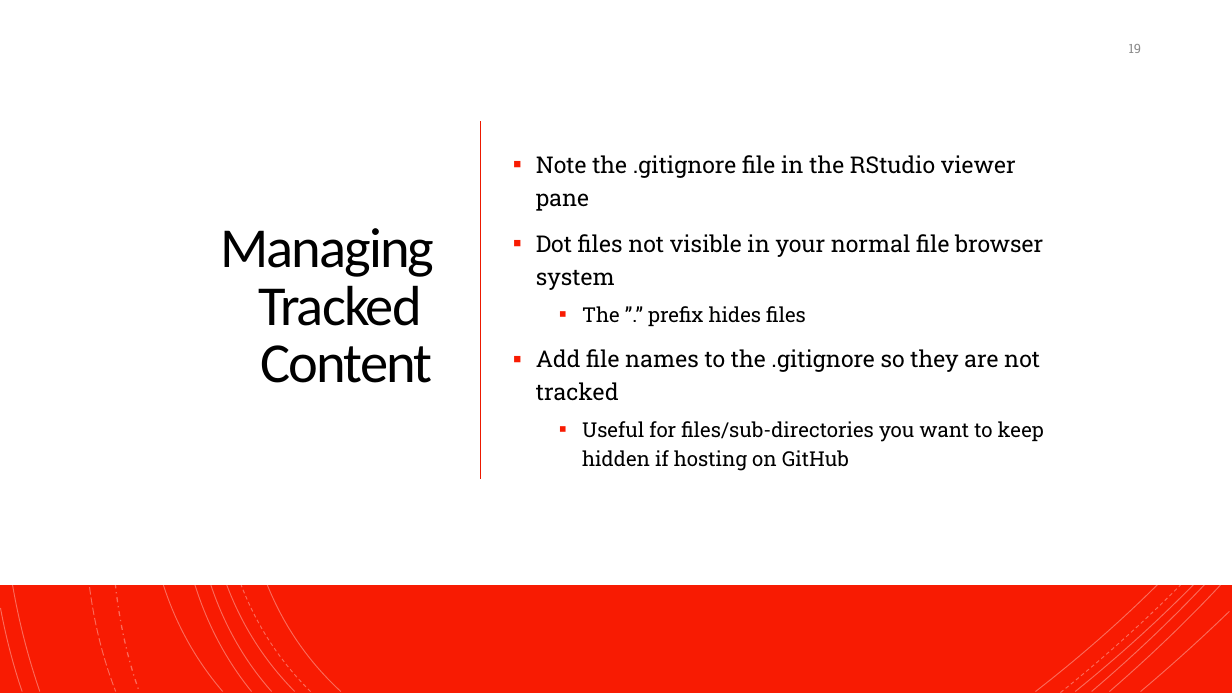
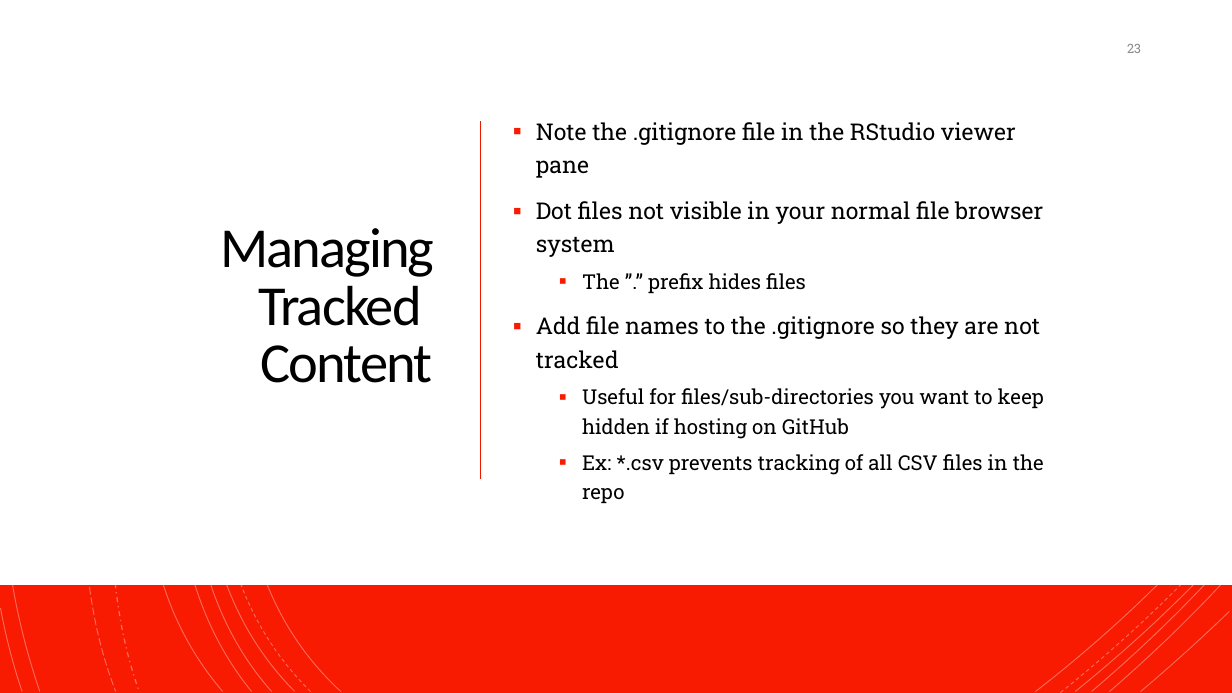
Before and after one commit to NeuroShepherd/R_Coding_Presentations, a slide deck: slide 23 of RStudio, Git, and Github/RStudio_Git_Github.pptx (slide 19 before the commit). Drawn at 1232x693 pixels with LibreOffice and Linux fonts; fonts in the diff are those of the drawing. Boxes give left, top, right and bottom in pixels: in the first picture for what was removed or moved away, otherwise in the second. Text is boxed around its words. In the diff, an @@ line names an element or a change of style, - is before the commit and + after.

```diff
--- a/RStudio, Git, and Github/RStudio_Git_Github.pptx
+++ b/RStudio, Git, and Github/RStudio_Git_Github.pptx
@@ page number at [1127,44,1141,53]: text changed @@
-19
+23
@@ text at [582,454,1044,504]: paragraph added @@
+  ▪ Ex: *.csv prevents tracking of all CSV files in the repo
```
Also in this commit, not shown: 7 other slides changed, 4 slides added, 3 other files.
